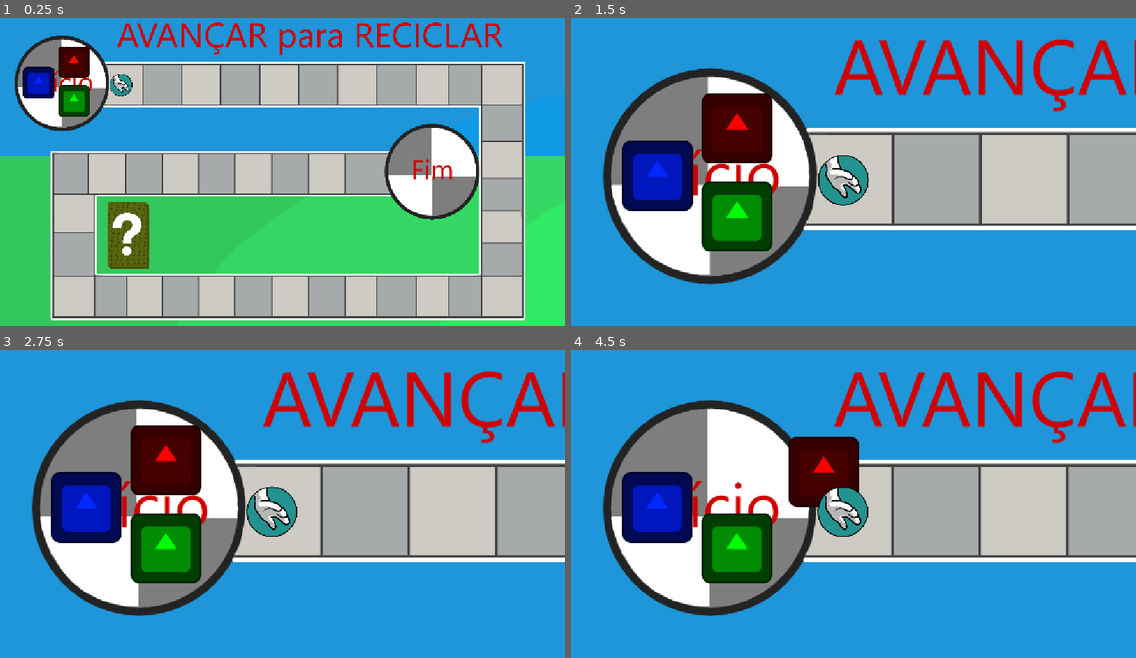
Above: before the commit, frames 1-4 (two rows, left to right).
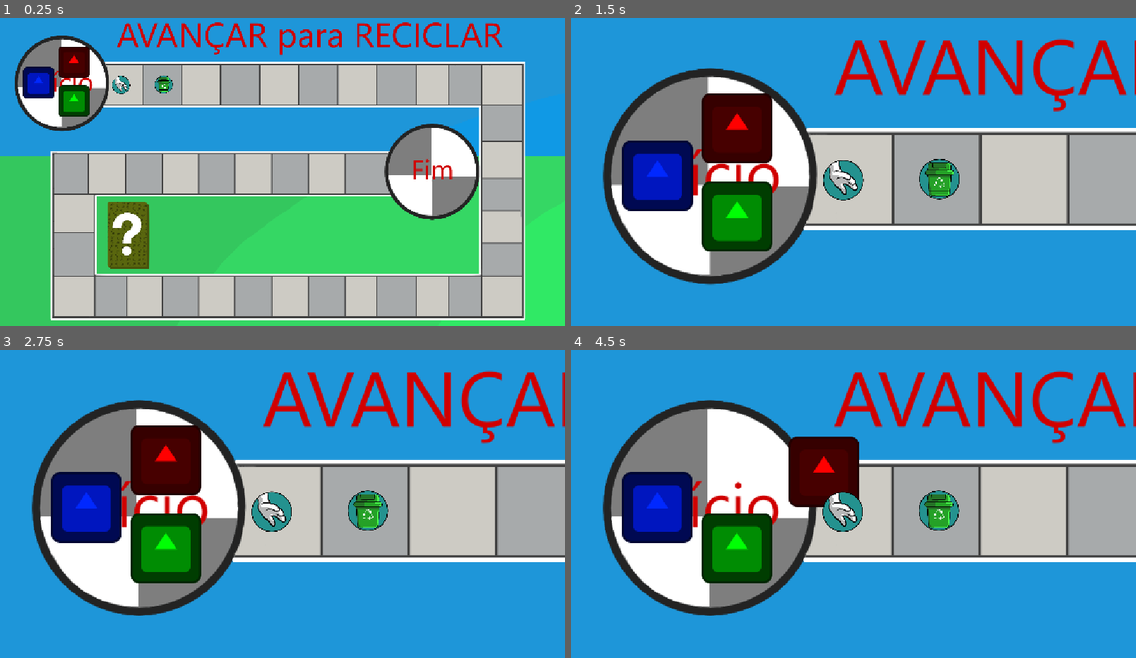
Above: after the commit, the same moments.

Repository: LitheFulminare/avancar-para-reciclar-XP5
Game: Godot game, scene res://Scenes/Game/game_scene.tscn
Two runs of this game, one before a commit and one after it. Both use one fixed random seed, a clock stepped at 60 frames per second and the inputs below. The engine's default icon, where the game draws it, is replaced by a stand-in: a white triangle on a blue panel in a dark square.
Inputs (mouse positions are in pixels of both pictures, inside the frame that each line leads up to):
- Up to frame 1 (0.25 s): no input
- Up to frame 2 (1.5 s): tap Enter at 0.5 s; move the mouse to (977, 150) at 0.52 s; hold Mouse wheel up (Camera zoom in) 0.53-1.28 s; move the mouse to (740, 184) at 1.27 s; tap Mouse wheel down (Camera zoom out) at 1.35 s
- Up to frame 3 (2.75 s): move the mouse to (339, 430) at 2.02 s; hold Space (Confirm) from 2.03 s (still down)
- Up to frame 4 (4.5 s): move the mouse to (825, 562) at 2.77 s; release Space (Confirm) at 2.78 s; tap S (Move camera down) at 2.85 s; tap Space (Confirm) at 3.5, 4.25 s; move the mouse to (1023, 547) at 3.52 s; hold A (Move camera left) 3.53-4.28 s; move the mouse to (684, 451) at 4.27 s; tap D (Move camera right) at 4.35 s

The runs differ from the first frame. In frame 1, 0.3% of the frame differs, in the area x 19-31%, y 18-26%; in frame 2, 1.5%, in the area x 43-69%, y 44-61%; in frame 3, 1.5%; in frame 4, 1.5%.

Commit message:
assigned sprites to square resources & edit square size
now it's possible to change the size of every square on the map by changing the size parameter on square manager

Diff:
--- a/avancar para reciclar/Prototyping/map test.tscn
+++ b/avancar para reciclar/Prototyping/map test.tscn
@@ -27,6 +27,7 @@
 [node name="Square Manager" type="Node" parent="." node_paths=PackedStringArray("round_manager") groups=["Square Manager"]]
 script = ExtResource("3_q0u56")
 round_manager = NodePath("../Round Manager")
+square_size = 0.12
 
 [node name="Question Card Res Manager" type="Node" parent="."]
 script = ExtResource("4_riorq")
@@ -49,7 +50,8 @@
 [node name="Squares" type="Node" parent="."]
 
 [node name="Square 1" parent="Squares" instance=ExtResource("8_5w0ha")]
-position = Vector2(962, 549)
+position = Vector2(925, 543)
+scale = Vector2(0.12, 0.12)
 stats = ExtResource("9_ujeix")
 
 [node name="Players" type="Node" parent="."]
--- a/avancar para reciclar/Resources/Map Elements/Squares/Discard trash.tres
+++ b/avancar para reciclar/Resources/Map Elements/Squares/Discard trash.tres
@@ -1,8 +1,10 @@
-[gd_resource type="Resource" script_class="SquareStats" load_steps=2 format=3 uid="uid://cblfivyvyby7g"]
+[gd_resource type="Resource" script_class="SquareStats" load_steps=3 format=3 uid="uid://cblfivyvyby7g"]
 
 [ext_resource type="Script" uid="uid://djo0ibe5y6lo3" path="res://Scripts/Map elements/square resource.gd" id="1_xfqkp"]
+[ext_resource type="Texture2D" uid="uid://cvgdkrnxnuiy5" path="res://Assets/Sprites/Squares/Discard trash.png" id="2_5uwtl"]
 
 [resource]
 script = ExtResource("1_xfqkp")
+sprite = ExtResource("2_5uwtl")
 type = 2
 metadata/_custom_type_script = "uid://djo0ibe5y6lo3"
--- a/avancar para reciclar/Resources/Map Elements/Squares/Garbage truck.tres
+++ b/avancar para reciclar/Resources/Map Elements/Squares/Garbage truck.tres
@@ -1,8 +1,10 @@
-[gd_resource type="Resource" script_class="SquareStats" load_steps=2 format=3 uid="uid://d1411atrrck5y"]
+[gd_resource type="Resource" script_class="SquareStats" load_steps=3 format=3 uid="uid://d1411atrrck5y"]
 
 [ext_resource type="Script" uid="uid://djo0ibe5y6lo3" path="res://Scripts/Map elements/square resource.gd" id="1_vnt68"]
+[ext_resource type="Texture2D" uid="uid://4iaru7hdhdap" path="res://Assets/Sprites/Squares/Garbage truck.png" id="2_fmohk"]
 
 [resource]
 script = ExtResource("1_vnt68")
+sprite = ExtResource("2_fmohk")
 type = 3
 metadata/_custom_type_script = "uid://djo0ibe5y6lo3"
--- a/avancar para reciclar/Resources/Map Elements/Squares/Luck card.tres
+++ b/avancar para reciclar/Resources/Map Elements/Squares/Luck card.tres
@@ -1,8 +1,10 @@
-[gd_resource type="Resource" script_class="SquareStats" load_steps=2 format=3 uid="uid://br484ai56mu1a"]
+[gd_resource type="Resource" script_class="SquareStats" load_steps=3 format=3 uid="uid://br484ai56mu1a"]
 
 [ext_resource type="Script" uid="uid://djo0ibe5y6lo3" path="res://Scripts/Map elements/square resource.gd" id="1_0cqa6"]
+[ext_resource type="Texture2D" uid="uid://c1ax6uy04riyh" path="res://Assets/Sprites/Squares/Luck card.png" id="2_k7f5i"]
 
 [resource]
 script = ExtResource("1_0cqa6")
+sprite = ExtResource("2_k7f5i")
 type = 0
 metadata/_custom_type_script = "uid://djo0ibe5y6lo3"
--- a/avancar para reciclar/Resources/Map Elements/Squares/Quiz card.tres
+++ b/avancar para reciclar/Resources/Map Elements/Squares/Quiz card.tres
@@ -1,8 +1,10 @@
-[gd_resource type="Resource" script_class="SquareStats" load_steps=2 format=3 uid="uid://dvbvx8lvkwn7o"]
+[gd_resource type="Resource" script_class="SquareStats" load_steps=3 format=3 uid="uid://dvbvx8lvkwn7o"]
 
 [ext_resource type="Script" uid="uid://djo0ibe5y6lo3" path="res://Scripts/Map elements/square resource.gd" id="1_opw57"]
+[ext_resource type="Texture2D" uid="uid://ca62pl2rmqhj7" path="res://Assets/Sprites/Squares/Quiz card.png" id="2_y0xa6"]
 
 [resource]
 script = ExtResource("1_opw57")
+sprite = ExtResource("2_y0xa6")
 type = 4
 metadata/_custom_type_script = "uid://djo0ibe5y6lo3"
--- a/avancar para reciclar/Scenes/Game/game_scene.tscn
+++ b/avancar para reciclar/Scenes/Game/game_scene.tscn
@@ -10,6 +10,7 @@
 [ext_resource type="Texture2D" uid="uid://d2bl6tcfe6e5o" path="res://Assets/Sprites/Cards/Question cards/Stack of question cards.png" id="5_u011v"]
 [ext_resource type="Resource" uid="uid://deauvaioy08lj" path="res://Resources/Map Elements/Squares/Collect trash.tres" id="6_m6pt0"]
 [ext_resource type="PackedScene" uid="uid://b2bk0jwfl75h8" path="res://Scenes/Game/scrolling_camera.tscn" id="8_wsift"]
+[ext_resource type="Resource" uid="uid://cblfivyvyby7g" path="res://Resources/Map Elements/Squares/Discard trash.tres" id="10_fqdje"]
 
 [node name="Game scene" type="Node2D"]
 
@@ -27,6 +28,7 @@
 [node name="Square Manager" type="Node" parent="." node_paths=PackedStringArray("round_manager") groups=["Square Manager"]]
 script = ExtResource("2_83mwp")
 round_manager = NodePath("../Round Manager")
+square_size = 0.12
 
 [node name="Question Card Res Manager" type="Node" parent="."]
 script = ExtResource("3_u63k7")
@@ -67,124 +69,165 @@
 
 [node name="Square 1" parent="Squares" instance=ExtResource("4_7r8ec")]
 position = Vector2(246, 155)
+scale = Vector2(0.12, 0.12)
 stats = ExtResource("6_m6pt0")
 
 [node name="Square 2" parent="Squares" instance=ExtResource("4_7r8ec")]
 position = Vector2(333, 154)
+scale = Vector2(0.12, 0.12)
+stats = ExtResource("10_fqdje")
 
 [node name="Square 3" parent="Squares" instance=ExtResource("4_7r8ec")]
 position = Vector2(408, 153)
+scale = Vector2(0.12, 0.12)
 
 [node name="Square 4" parent="Squares" instance=ExtResource("4_7r8ec")]
 position = Vector2(488, 153)
+scale = Vector2(0.12, 0.12)
 
 [node name="Square 5" parent="Squares" instance=ExtResource("4_7r8ec")]
 position = Vector2(563, 153)
+scale = Vector2(0.12, 0.12)
 
 [node name="Square 6" parent="Squares" instance=ExtResource("4_7r8ec")]
 position = Vector2(644, 155)
+scale = Vector2(0.12, 0.12)
 
 [node name="Square 7" parent="Squares" instance=ExtResource("4_7r8ec")]
 position = Vector2(728, 153)
+scale = Vector2(0.12, 0.12)
 
 [node name="Square 8" parent="Squares" instance=ExtResource("4_7r8ec")]
 position = Vector2(807, 155)
+scale = Vector2(0.12, 0.12)
 
 [node name="Square 9" parent="Squares" instance=ExtResource("4_7r8ec")]
 position = Vector2(881, 154)
+scale = Vector2(0.12, 0.12)
 
 [node name="Square 10" parent="Squares" instance=ExtResource("4_7r8ec")]
 position = Vector2(946, 153)
+scale = Vector2(0.12, 0.12)
 
 [node name="Square 11" parent="Squares" instance=ExtResource("4_7r8ec")]
 position = Vector2(1016, 155)
+scale = Vector2(0.12, 0.12)
 
 [node name="Square 12" parent="Squares" instance=ExtResource("4_7r8ec")]
 position = Vector2(1020, 236)
+scale = Vector2(0.12, 0.12)
 
 [node name="Square 13" parent="Squares" instance=ExtResource("4_7r8ec")]
 position = Vector2(1018, 311)
+scale = Vector2(0.12, 0.12)
 
 [node name="Square 14" parent="Squares" instance=ExtResource("4_7r8ec")]
 position = Vector2(1021, 379)
+scale = Vector2(0.12, 0.12)
 
 [node name="Square 15" parent="Squares" instance=ExtResource("4_7r8ec")]
 position = Vector2(1019, 444)
+scale = Vector2(0.12, 0.12)
 
 [node name="Square 16" parent="Squares" instance=ExtResource("4_7r8ec")]
 position = Vector2(1018, 509)
+scale = Vector2(0.12, 0.12)
 
 [node name="Square 17" parent="Squares" instance=ExtResource("4_7r8ec")]
 position = Vector2(1020, 584)
+scale = Vector2(0.12, 0.12)
 
 [node name="Square 18" parent="Squares" instance=ExtResource("4_7r8ec")]
 position = Vector2(945, 583)
+scale = Vector2(0.12, 0.12)
 
 [node name="Square 19" parent="Squares" instance=ExtResource("4_7r8ec")]
 position = Vector2(882, 585)
+scale = Vector2(0.12, 0.12)
 
 [node name="Square 20" parent="Squares" instance=ExtResource("4_7r8ec")]
 position = Vector2(804, 587)
+scale = Vector2(0.12, 0.12)
 
 [node name="Square 21" parent="Squares" instance=ExtResource("4_7r8ec")]
 position = Vector2(734, 588)
+scale = Vector2(0.12, 0.12)
 
 [node name="Square 22" parent="Squares" instance=ExtResource("4_7r8ec")]
 position = Vector2(663, 588)
+scale = Vector2(0.12, 0.12)
 
 [node name="Square 23" parent="Squares" instance=ExtResource("4_7r8ec")]
 position = Vector2(588, 589)
+scale = Vector2(0.12, 0.12)
 
 [node name="Square 24" parent="Squares" instance=ExtResource("4_7r8ec")]
 position = Vector2(517, 588)
+scale = Vector2(0.12, 0.12)
 
 [node name="Square 25" parent="Squares" instance=ExtResource("4_7r8ec")]
 position = Vector2(442, 587)
+scale = Vector2(0.12, 0.12)
 
 [node name="Square 26" parent="Squares" instance=ExtResource("4_7r8ec")]
 position = Vector2(365, 588)
+scale = Vector2(0.12, 0.12)
 
 [node name="Square 27" parent="Squares" instance=ExtResource("4_7r8ec")]
 position = Vector2(294, 589)
+scale = Vector2(0.12, 0.12)
 
 [node name="Square 28" parent="Squares" instance=ExtResource("4_7r8ec")]
 position = Vector2(226, 588)
+scale = Vector2(0.12, 0.12)
 
 [node name="Square 29" parent="Squares" instance=ExtResource("4_7r8ec")]
 position = Vector2(152, 589)
+scale = Vector2(0.12, 0.12)
 
 [node name="Square 30" parent="Squares" instance=ExtResource("4_7r8ec")]
 position = Vector2(146, 504)
+scale = Vector2(0.12, 0.12)
 
 [node name="Square 31" parent="Squares" instance=ExtResource("4_7r8ec")]
 position = Vector2(147, 423)
+scale = Vector2(0.12, 0.12)
 
 [node name="Square 32" parent="Squares" instance=ExtResource("4_7r8ec")]
 position = Vector2(141, 335)
+scale = Vector2(0.12, 0.12)
 
 [node name="Square 33" parent="Squares" instance=ExtResource("4_7r8ec")]
 position = Vector2(217, 333)
+scale = Vector2(0.12, 0.12)
 
 [node name="Square 34" parent="Squares" instance=ExtResource("4_7r8ec")]
 position = Vector2(293, 333)
+scale = Vector2(0.12, 0.12)
 
 [node name="Square 35" parent="Squares" instance=ExtResource("4_7r8ec")]
 position = Vector2(364, 337)
+scale = Vector2(0.12, 0.12)
 
 [node name="Square 36" parent="Squares" instance=ExtResource("4_7r8ec")]
 position = Vector2(441, 336)
+scale = Vector2(0.12, 0.12)
 
 [node name="Square 37" parent="Squares" instance=ExtResource("4_7r8ec")]
 position = Vector2(512, 335)
+scale = Vector2(0.12, 0.12)
 
 [node name="Square 38" parent="Squares" instance=ExtResource("4_7r8ec")]
 position = Vector2(588, 334)
+scale = Vector2(0.12, 0.12)
 
 [node name="Square 39" parent="Squares" instance=ExtResource("4_7r8ec")]
 position = Vector2(664, 336)
+scale = Vector2(0.12, 0.12)
 
 [node name="Square 40" parent="Squares" instance=ExtResource("4_7r8ec")]
 position = Vector2(743, 337)
+scale = Vector2(0.12, 0.12)
 
 [node name="Scrolling Camera" parent="." instance=ExtResource("8_wsift")]
 position = Vector2(576, 324)
--- a/avancar para reciclar/Scenes/Map Elements/Square.tscn
+++ b/avancar para reciclar/Scenes/Map Elements/Square.tscn
@@ -2,7 +2,7 @@
 
 [ext_resource type="Script" uid="uid://cj6p1vb1p554o" path="res://Scripts/Map elements/square.gd" id="1_bmo2i"]
 
-[node name="Square" type="Node2D" node_paths=PackedStringArray("square_sprite")]
+[node name="Square" type="Node2D" node_paths=PackedStringArray("square_sprite") groups=["Square"]]
 scale = Vector2(0.15, 0.15)
 script = ExtResource("1_bmo2i")
 square_sprite = NodePath("Sprite2D")
--- a/avancar para reciclar/Scripts/Managers/square_manager.gd
+++ b/avancar para reciclar/Scripts/Managers/square_manager.gd
@@ -1,4 +1,6 @@
 # handles square-specific actions, like skipping next player's turn
+
+@tool
 
 class_name SquareManager
 extends Node
@@ -13,6 +15,11 @@
 }
 
 @export var round_manager: RoundManager
+@export var square_size: float = 1.0
+
+func _process(_delta: float) -> void:
+	if Engine.is_editor_hint():
+		get_tree().call_group("Square", "update_size", square_size)
 
 # the square the player landed calls this method on nodes that are part of the "Round Manager" group
 ## maybe this functions could be their own subresource and the square type res has that subres
--- a/avancar para reciclar/Scripts/Map elements/square.gd
+++ b/avancar para reciclar/Scripts/Map elements/square.gd
@@ -18,3 +18,7 @@
 
 func action() -> void:
 	get_tree().call_group("Square Manager", "action", stats.type)
+
+func update_size(new_size:float = 1.0) -> void:
+	scale.x = new_size
+	scale.y = new_size
Not shown: 1 places in avancar para reciclar/Scenes/Game/game_scene.tscn that only renumber resources
